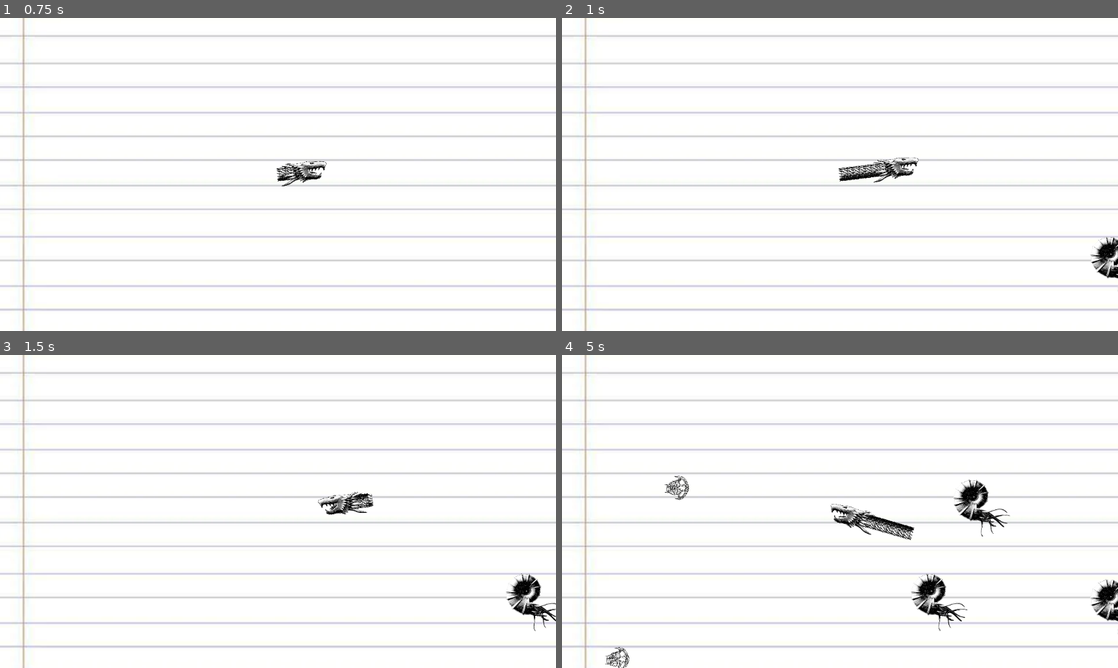
Above: before the commit, frames 1-4 (two rows, left to right).
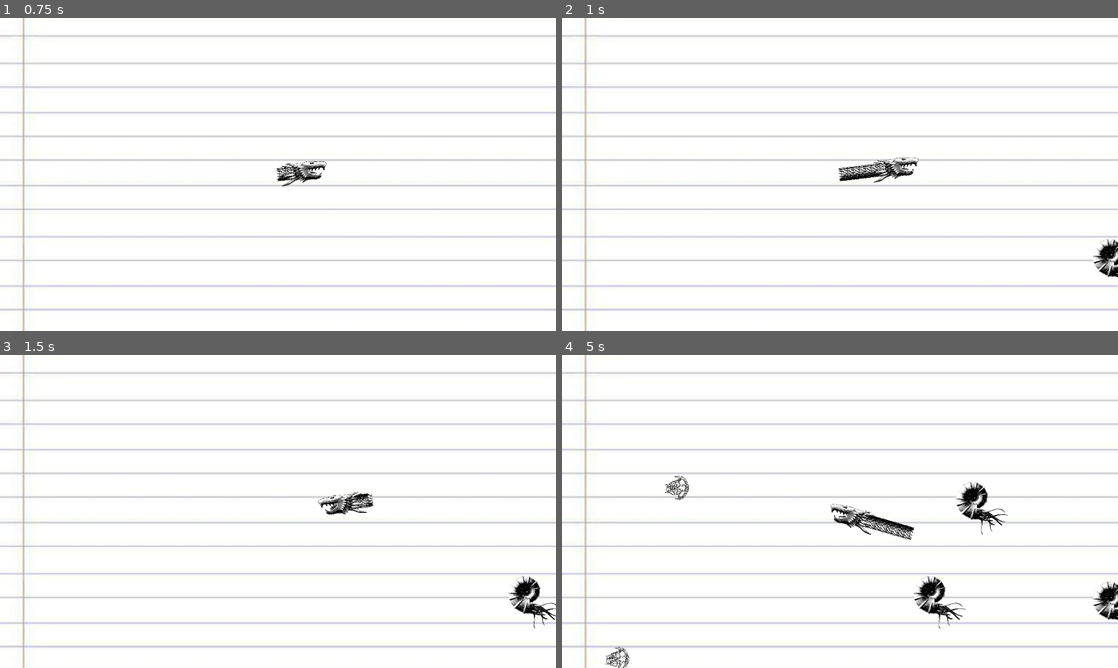
Above: after the commit, the same moments.

Repository: M1rceaDogaru/gwj-83
Game: Godot game, scene res://map/map.tscn
Two runs of this game, one before a commit and one after it. Both use one fixed random seed, a clock stepped at 60 frames per second and the inputs below.
Inputs (mouse positions are in pixels of both pictures, inside the frame that each line leads up to):
- Up to frame 1 (0.75 s): tap Enter at 0.5 s; move the mouse to (400, 158) at 0.52 s
- Up to frame 2 (1 s): no input
- Up to frame 3 (1.5 s): move the mouse to (166, 527) at 1.27 s
- Up to frame 4 (5 s): move the mouse to (895, 442) at 2.02 s; move the mouse to (812, 574) at 2.77 s; move the mouse to (1006, 558) at 3.52 s; move the mouse to (673, 464) at 4.27 s

Frame 1 is identical in both runs. In frame 2, 0.3% of the frame differs, in the area x 95-100%, y 70-88%; in frame 3, 0.4%; in frame 4, 1.2%, in the area x 62-100%, y 39-90%.

Commit message:
Implement growing

Diff:
--- a/src/mobs/ammonite.gd
+++ b/src/mobs/ammonite.gd
@@ -23,7 +23,9 @@
 
 func _on_body_entered(body: Node2D) -> void:
 	if body.name == "Player":
-		var player_score = body.get_meta("Score")
+		var player := body as Player
+		var player_score = player.get_meta("Score")
 		if player_score >= required_score_to_eat:
-			body.set_meta("Score", player_score+score)
+			player.set_meta("Score", player_score+score)
+			player.try_grow()
 			queue_free()
--- a/src/mobs/ammonite.tscn
+++ b/src/mobs/ammonite.tscn
@@ -12,7 +12,7 @@
 metadata/Score = 5
 
 [node name="Sprite2D" type="Sprite2D" parent="."]
-scale = Vector2(0.6, 0.6)
+scale = Vector2(0.55, 0.55)
 texture = ExtResource("2_fvhut")
 
 [node name="VisibleOnScreenNotifier2D" type="VisibleOnScreenNotifier2D" parent="."]
--- a/src/mobs/trilobite.gd
+++ b/src/mobs/trilobite.gd
@@ -23,7 +23,9 @@
 
 func _on_body_entered(body: Node2D) -> void:
 	if body.name == "Player":
-		var player_score = body.get_meta("Score")
+		var player := body as Player
+		var player_score = player.get_meta("Score")
 		if player_score >= required_score_to_eat:
-			body.set_meta("Score", player_score+score)
+			player.set_meta("Score", player_score+score)
+			player.try_grow()
 			queue_free()
--- a/src/player/player.gd
+++ b/src/player/player.gd
@@ -1,16 +1,153 @@
 extends CharacterBody2D
 
-@export var speed = 500
+class_name Player
+
+@export var speed = 500                  # Movement speed
+@export var trail_length = 20            # Fixed number of trail segments
+@export var trail_scale = 0.25           # Trail scale
+@export var trail_spawn_interval = 0.025 # Trail spawn interval (seconds)
+@export var trail_texture: Texture2D     # Trail texture
+@export var tail_texture: Texture2D      # Texture for tail segment
+@export var middle_texture: Texture2D    # Texture for 10th segment
+
+var trail_sprites = []                   # Stores generated trail sprites
+var last_rotation = 0                    # Stores last rotation angle
+var last_position = Vector2.ZERO         # Track previous position
+var timer: Timer
+var can_spawn = true                     # Control if spawning is allowed
+
+var level = 1
+
+var level1_speed = 500
+var level1_head_scale = 0.4
+var level1_collider_radius = 40
+var level1_collider_height = 180
+var level1_trail_scale = 0.25
+var level1_trail_spawn_interval = 0.025
+
+var level2_speed = 750
+var level2_head_scale = 0.6
+var level2_collider_radius = 60
+var level2_collider_height = 270
+var level2_trail_scale = 0.375
+var level2_trail_spawn_interval = 0.0375
+
+# Helper function to create trail sprites
+func _create_trail_sprite(pos: Vector2, rot: float) -> Sprite2D:
+	var new_sprite = Sprite2D.new()
+	new_sprite.texture = trail_texture
+	new_sprite.position = pos
+	new_sprite.rotation = rot
+	new_sprite.scale = Vector2.ONE * trail_scale
+	new_sprite.z_index = -1
+	get_parent().add_child(new_sprite)
+	return new_sprite
+
+func _ready():
+	# Initialize timer
+	timer = Timer.new()
+	add_child(timer)
+	timer.wait_time = trail_spawn_interval
+	timer.timeout.connect(_on_timer_timeout)
+	timer.start()
+
+	# Record initial position
+	last_position = position
+
+	# Create initial fixed-length trail at starting position
+	for i in range(trail_length):
+		var new_sprite = _create_trail_sprite(position, rotation)
+		trail_sprites.append(new_sprite)
+
+	# Update only tail and 10th segment after initialization
+	update_only_special_segments()
 
 func get_input():
+	# Face toward mouse position
 	look_at(get_global_mouse_position())
-	var delta = get_global_mouse_position() - transform.origin
+	var delta = get_global_mouse_position() - global_position
+
+	# Flip sprite based on mouse direction
 	$Sprite2D.flip_v = delta.x < 0
+
+	# Move only if mouse is sufficiently far
 	if delta.length() > 10:
 		velocity = transform.x * speed
 	else:
 		velocity = Vector2.ZERO
 
+	# Update rotation tracking
+	last_rotation = rotation
+
 func _physics_process(delta):
 	get_input()
+
+	# Always call move_and_slide to ensure movement
 	move_and_slide()
+
+	# Check if position has changed
+	if position.distance_to(last_position) > 1:
+		# Position changed, update last position and allow spawning
+		last_position = position
+		can_spawn = true
+	else:
+		# Position unchanged, disable spawning
+		can_spawn = false
+
+func _on_timer_timeout():
+	# Only spawn if we're moving
+	if not can_spawn:
+		return
+
+	# Create new head sprite at current position
+	var new_sprite = _create_trail_sprite(position, last_rotation)
+
+	# Remove oldest sprite if we have enough segments
+	if trail_sprites.size() >= trail_length:
+		# Before removing, reset any special texture to default
+		reset_old_special_textures()
+		if is_instance_valid(trail_sprites[0]):
+			trail_sprites[0].queue_free()
+		trail_sprites.pop_front()
+
+	# Add new sprite to the end
+	trail_sprites.append(new_sprite)
+
+	# Update ONLY the tail and 10th segments
+	update_only_special_segments()
+
+# Reset textures that are no longer special positions
+func reset_old_special_textures():
+	# Reset all textures to default except head
+	for i in range(0, trail_sprites.size()):
+		# Skip head sprite (last in array) and special segments
+		if i != 0 && i != 9: # 0 is tail, 9 is 10th segment
+			trail_sprites[i].texture = trail_texture
+
+# Update ONLY tail and 10th segment textures
+func update_only_special_segments():
+	# Only update tail segment (index 0) if we have tail texture
+	if trail_sprites.size() > 0 and tail_texture != null:
+		trail_sprites[0].texture = tail_texture
+
+	# Only update 10th segment (index 9) if we have middle texture
+	if trail_sprites.size() > 9 and middle_texture != null:
+		trail_sprites[9].texture = middle_texture
+
+# Public function to change textures at runtime
+func set_segment_textures(new_tail_texture: Texture2D, new_middle_texture: Texture2D):
+	tail_texture = new_tail_texture
+	middle_texture = new_middle_texture
+	update_only_special_segments()
+
+
+func try_grow() -> void:
+	var player_score = get_meta("Score")
+	if level == 1 and player_score >= 5:
+		level = 2
+		speed = level2_speed
+		$Sprite2D.scale = Vector2.ONE * level2_head_scale
+		$CollisionShape2D.shape.radius = level2_collider_radius
+		$CollisionShape2D.shape.height = level2_collider_height
+		trail_scale = level2_trail_scale
+		trail_spawn_interval = level2_trail_spawn_interval
--- a/src/player/player.tscn
+++ b/src/player/player.tscn
@@ -1,6 +1,6 @@
 [gd_scene load_steps=5 format=3 uid="uid://10in5msak4tb"]
 
-[ext_resource type="Script" uid="uid://cjysx0ksm8bf3" path="res://player/segment.gd" id="1_rkbax"]
+[ext_resource type="Script" uid="uid://cjysx0ksm8bf3" path="res://player/player.gd" id="1_rkbax"]
 [ext_resource type="Texture2D" uid="uid://cmgb3mh3v3nyw" path="res://sprites/Leviathan/BodySegment.png" id="2_g1dw6"]
 [ext_resource type="Texture2D" uid="uid://dgjlqpd5r0ep4" path="res://sprites/Leviathan/leviathanHead.png" id="2_rkbax"]
 
@@ -20,5 +20,3 @@
 [node name="CollisionShape2D" type="CollisionShape2D" parent="."]
 rotation = 1.5708
 shape = SubResource("CapsuleShape2D_g1dw6")
-
-[node name="MobTimer" type="Timer" parent="."]
--- a/src/player/segment.gd
+++ /dev/null
@@ -1,123 +0,0 @@
-extends CharacterBody2D
-
-@export var speed = 500                  # Movement speed
-@export var spawn_interval = 0.025       # Trail spawn interval (seconds)
-@export var trail_length = 20            # Fixed number of trail segments
-@export var trail_scale: float = 0.25
-@export var trail_texture: Texture2D     # Trail texture
-@export var tail_texture: Texture2D      # Texture for tail segment
-@export var middle_texture: Texture2D    # Texture for 10th segment
-
-var trail_sprites = []                   # Stores generated trail sprites
-var last_rotation = 0                    # Stores last rotation angle
-var last_position = Vector2.ZERO         # Track previous position
-var timer: Timer
-var can_spawn = true                     # Control if spawning is allowed
-
-# Helper function to create trail sprites
-func _create_trail_sprite(pos: Vector2, rot: float) -> Sprite2D:
-	var new_sprite = Sprite2D.new()
-	new_sprite.texture = trail_texture
-	new_sprite.position = pos
-	new_sprite.rotation = rot
-	new_sprite.scale = Vector2.ONE * trail_scale
-	new_sprite.z_index = -1
-	get_parent().add_child(new_sprite)
-	return new_sprite
-
-func _ready():
-	# Initialize timer
-	timer = Timer.new()
-	add_child(timer)
-	timer.wait_time = spawn_interval
-	timer.timeout.connect(_on_timer_timeout)
-	timer.start()
-
-	# Record initial position
-	last_position = position
-
-	# Create initial fixed-length trail at starting position
-	for i in range(trail_length):
-		var new_sprite = _create_trail_sprite(position, rotation)
-		trail_sprites.append(new_sprite)
-
-	# Update only tail and 10th segment after initialization
-	update_only_special_segments()
-
-func get_input():
-	# Face toward mouse position
-	look_at(get_global_mouse_position())
-	var delta = get_global_mouse_position() - global_position
-
-	# Flip sprite based on mouse direction
-	$Sprite2D.flip_v = delta.x < 0
-
-	# Move only if mouse is sufficiently far
-	if delta.length() > 10:
-		velocity = transform.x * speed
-	else:
-		velocity = Vector2.ZERO
-
-	# Update rotation tracking
-	last_rotation = rotation
-
-func _physics_process(delta):
-	get_input()
-
-	# Always call move_and_slide to ensure movement
-	move_and_slide()
-
-	# Check if position has changed
-	if position.distance_to(last_position) > 1:
-		# Position changed, update last position and allow spawning
-		last_position = position
-		can_spawn = true
-	else:
-		# Position unchanged, disable spawning
-		can_spawn = false
-
-func _on_timer_timeout():
-	# Only spawn if we're moving
-	if not can_spawn:
-		return
-
-	# Create new head sprite at current position
-	var new_sprite = _create_trail_sprite(position, last_rotation)
-
-	# Remove oldest sprite if we have enough segments
-	if trail_sprites.size() >= trail_length:
-		# Before removing, reset any special texture to default
-		reset_old_special_textures()
-		if is_instance_valid(trail_sprites[0]):
-			trail_sprites[0].queue_free()
-		trail_sprites.pop_front()
-
-	# Add new sprite to the end
-	trail_sprites.append(new_sprite)
-
-	# Update ONLY the tail and 10th segments
-	update_only_special_segments()
-
-# Reset textures that are no longer special positions
-func reset_old_special_textures():
-	# Reset all textures to default except head
-	for i in range(0, trail_sprites.size()):
-		# Skip head sprite (last in array) and special segments
-		if i != 0 && i != 9: # 0 is tail, 9 is 10th segment
-			trail_sprites[i].texture = trail_texture
-
-# Update ONLY tail and 10th segment textures
-func update_only_special_segments():
-	# Only update tail segment (index 0) if we have tail texture
-	if trail_sprites.size() > 0 and tail_texture != null:
-		trail_sprites[0].texture = tail_texture
-
-	# Only update 10th segment (index 9) if we have middle texture
-	if trail_sprites.size() > 9 and middle_texture != null:
-		trail_sprites[9].texture = middle_texture
-
-# Public function to change textures at runtime
-func set_segment_textures(new_tail_texture: Texture2D, new_middle_texture: Texture2D):
-	tail_texture = new_tail_texture
-	middle_texture = new_middle_texture
-	update_only_special_segments()
Not shown, changed: src/player/player.gd.uid
Not shown, removed: src/player/segment.gd.uid
